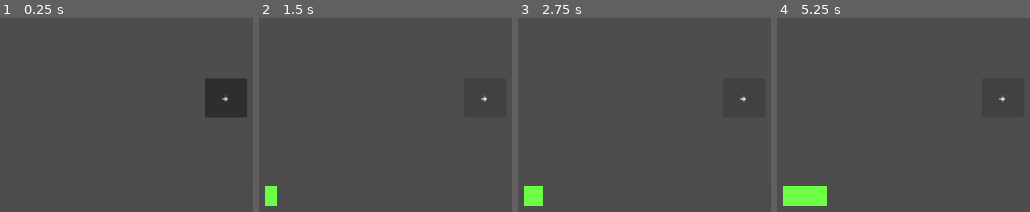
Above: before the commit, frames 1-4 (left to right).
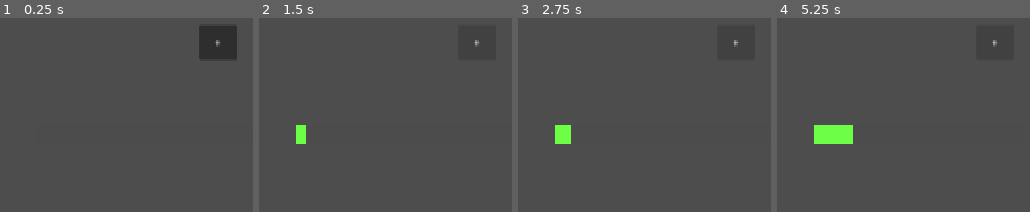
Above: after the commit, the same moments.

Repository: isabellarisso/wgj-26-corporatehellscape
Game: Godot game, scene res://scenes/progress_bar.tscn
Same seed, same stepped clock (60 frames per second), same inputs: the game is played once before the commit and once after it. This scene is started directly instead of the project's main scene.
Inputs:
- Up to frame 1 (0.25 s): no input
- Up to frame 2 (1.5 s): click "+" at 0.5 s; click "+" at 1.25 s
- Up to frame 3 (2.75 s): click "+" at 2 s
- Up to frame 4 (5.25 s): tap Enter at 2.75, 4.25 s; tap Space at 3.5, 5 s

The runs differ from the first frame. In frame 1, 5.7% of the frame differs, in the area x 78-98%, y 4-52%; in frame 2, 0.9%; in frame 3, 1.5%; in frame 4, 3.4%.

Commit message:
resolucion nueva

Diff:
--- a/project.godot
+++ b/project.godot
@@ -11,12 +11,14 @@
 [application]
 
 config/name="WGJ26-corporatehellscape"
-run/main_scene="res://scenes/node_2d.tscn"
+run/main_scene="res://scenes/main_scene.tscn"
 config/features=PackedStringArray("4.7", "Forward Plus")
 config/icon="res://resources/icon.svg"
 
 [display]
 
+window/size/viewport_width=1280
+window/size/viewport_height=720
 window/stretch/mode="canvas_items"
 window/stretch/aspect="expand"
 
--- /dev/null
+++ b/scenes/Tab.tscn
@@ -0,0 +1,24 @@
+[gd_scene format=3 uid="uid://uoxvfkslkg51"]
+
+[ext_resource type="Texture2D" uid="uid://0pnn6clid3vf" path="res://resources/tab.png" id="1_aarg8"]
+[ext_resource type="Script" uid="uid://daiy2d4eb13b7" path="res://scripts/closeTab.gd" id="2_fcdct"]
+[ext_resource type="Texture2D" uid="uid://b5eg8dj7fd6g3" path="res://resources/cross.png" id="3_txrey"]
+
+[node name="Tab" type="Node2D" unique_id=1956220245]
+
+[node name="Sprite2D" type="Sprite2D" parent="." unique_id=1634346854]
+position = Vector2(60.5, 15.5)
+scale = Vector2(1.45, 1.4999999)
+texture = ExtResource("1_aarg8")
+script = ExtResource("2_fcdct")
+
+[node name="Button" type="Button" parent="Sprite2D" unique_id=1599915213]
+visibility_layer = 0
+offset_left = 14.827585
+offset_top = -8.999998
+offset_right = 32.827583
+offset_bottom = 9.000002
+offset_transform_enabled = true
+icon = ExtResource("3_txrey")
+
+[connection signal="pressed" from="Sprite2D/Button" to="Sprite2D" method="_on_button_pressed"]
--- /dev/null
+++ b/scenes/main_scene.tscn
@@ -0,0 +1,6 @@
+[gd_scene format=3 uid="uid://ddvwox3clocxn"]
+
+[ext_resource type="Script" uid="uid://bgxqfiddobet2" path="res://scripts/mainScene.gd" id="1_w2twt"]
+
+[node name="Node2D" type="Node2D" unique_id=950236339]
+script = ExtResource("1_w2twt")
--- /dev/null
+++ b/scenes/minigame1_tabCloser.tscn
@@ -0,0 +1,6 @@
+[gd_scene format=3 uid="uid://qd7bsg6m26r0"]
+
+[ext_resource type="Script" uid="uid://dnygtnmqa71yl" path="res://scenes/minigame_1_tab_closer.gd" id="1_j507y"]
+
+[node name="Minigame1TabCloser" type="Node2D" unique_id=1366678929]
+script = ExtResource("1_j507y")
--- /dev/null
+++ b/scenes/minigame_1_tab_closer.gd
@@ -0,0 +1,6 @@
+extends Node2D
+@onready var tab_scene = preload("res://scenes/Tab.tscn")
+var instance = tab_scene.instantiate()
+
+func _ready() -> void:
+	tab_scene
--- a/scenes/node_2d.tscn
+++ /dev/null
@@ -1,26 +0,0 @@
-[gd_scene format=3 uid="uid://ddvwox3clocxn"]
-
-[ext_resource type="Script" uid="uid://bgxqfiddobet2" path="res://scripts/mainScene.gd" id="1_4vge2"]
-[ext_resource type="Texture2D" uid="uid://0pnn6clid3vf" path="res://resources/tab.png" id="2_04qyp"]
-[ext_resource type="Script" uid="uid://ehxofmdnxl1b" path="res://scripts/sprite_2d.gd" id="3_j7wrs"]
-[ext_resource type="Script" uid="uid://diiex01pdpx3c" path="res://scripts/closeTab.gd" id="4_fws66"]
-
-[sub_resource type="CircleShape2D" id="CircleShape2D_sutyw"]
-radius = 6.0
-
-[node name="Node2D" type="Node2D" unique_id=950236339]
-script = ExtResource("1_4vge2")
-
-[node name="Sprite2D" type="Sprite2D" parent="." unique_id=1291179652]
-position = Vector2(113, 34)
-scale = Vector2(2, 2)
-texture = ExtResource("2_04qyp")
-script = ExtResource("3_j7wrs")
-
-[node name="Area2D" type="Area2D" parent="Sprite2D" unique_id=1241091130]
-position = Vector2(-20.5, -1.5)
-
-[node name="CollisionShape2D" type="CollisionShape2D" parent="Sprite2D/Area2D" unique_id=1034258096]
-position = Vector2(44, 1.5)
-shape = SubResource("CircleShape2D_sutyw")
-script = ExtResource("4_fws66")
--- a/scenes/progress_bar.tscn
+++ b/scenes/progress_bar.tscn
@@ -9,10 +9,19 @@
 bg_color = Color(0.42745098, 1, 0.27450982, 1)
 
 [node name="ProgressBar" type="ProgressBar" unique_id=184838498]
-offset_left = 272.0
-offset_top = 538.0
-offset_right = 852.0
-offset_bottom = 568.0
+anchors_preset = 8
+anchor_left = 0.5
+anchor_top = 0.5
+anchor_right = 0.5
+anchor_bottom = 0.5
+offset_left = -290.0
+offset_top = 141.0
+offset_right = 290.0
+offset_bottom = 171.0
+grow_horizontal = 2
+grow_vertical = 2
+size_flags_horizontal = 4
+size_flags_vertical = 8
 theme_override_styles/background = SubResource("StyleBoxFlat_v5s5d")
 theme_override_styles/fill = SubResource("StyleBoxFlat_chwcf")
 value = 50.0
@@ -20,10 +29,17 @@
 script = ExtResource("1_vt3ux")
 
 [node name="Button" type="Button" parent="." unique_id=409209508]
-layout_mode = 0
-offset_left = 285.0
-offset_top = -154.0
-offset_right = 346.0
-offset_bottom = -98.0
+layout_mode = 1
+anchors_preset = 8
+anchor_left = 0.5
+anchor_top = 0.5
+anchor_right = 0.5
+anchor_bottom = 0.5
+offset_left = -30.5
+offset_top = -175.0
+offset_right = 30.5
+offset_bottom = -119.0
+grow_horizontal = 2
+grow_vertical = 2
 text = "+"
 autowrap_trim_flags = 0
--- a/scripts/closeTab.gd
+++ b/scripts/closeTab.gd
@@ -1 +1,4 @@
 extends Sprite2D
+
+func _on_button_pressed() -> void :
+	queue_free()
--- a/scripts/sprite_2d.gd
+++ /dev/null
@@ -1,11 +0,0 @@
-extends Sprite2D
-
-
-# Called when the node enters the scene tree for the first time.
-func _ready() -> void:
-	pass # Replace with function body.
-
-
-# Called every frame. 'delta' is the elapsed time since the previous frame.
-func _process(delta: float) -> void:
-	pass
Binary file added: resources/cross.png
Not shown, added: resources/cross.png.import
Not shown, added: scenes/minigame_1_tab_closer.gd.uid
Not shown, changed: scripts/closeTab.gd.uid
Not shown, removed: scripts/sprite_2d.gd.uid
